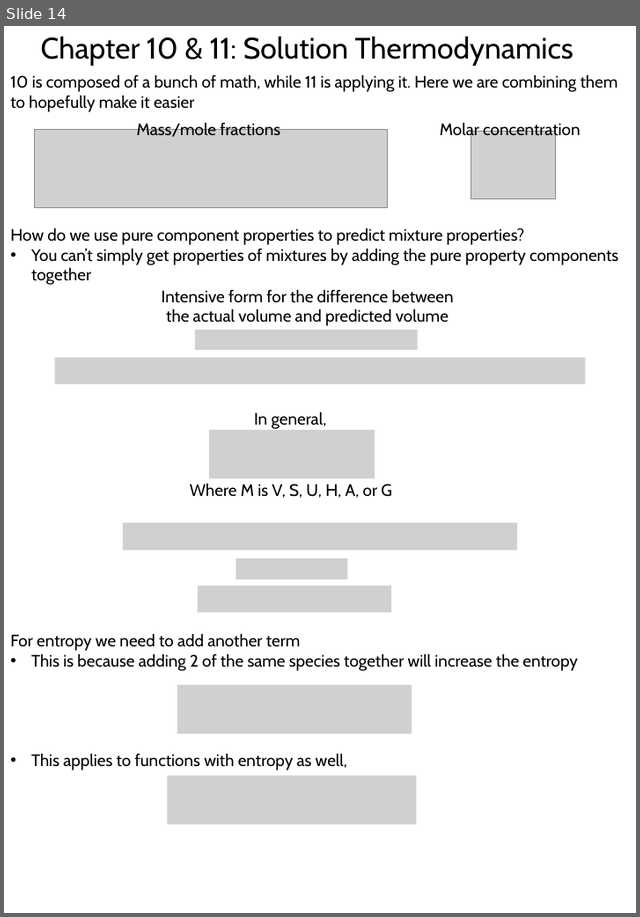
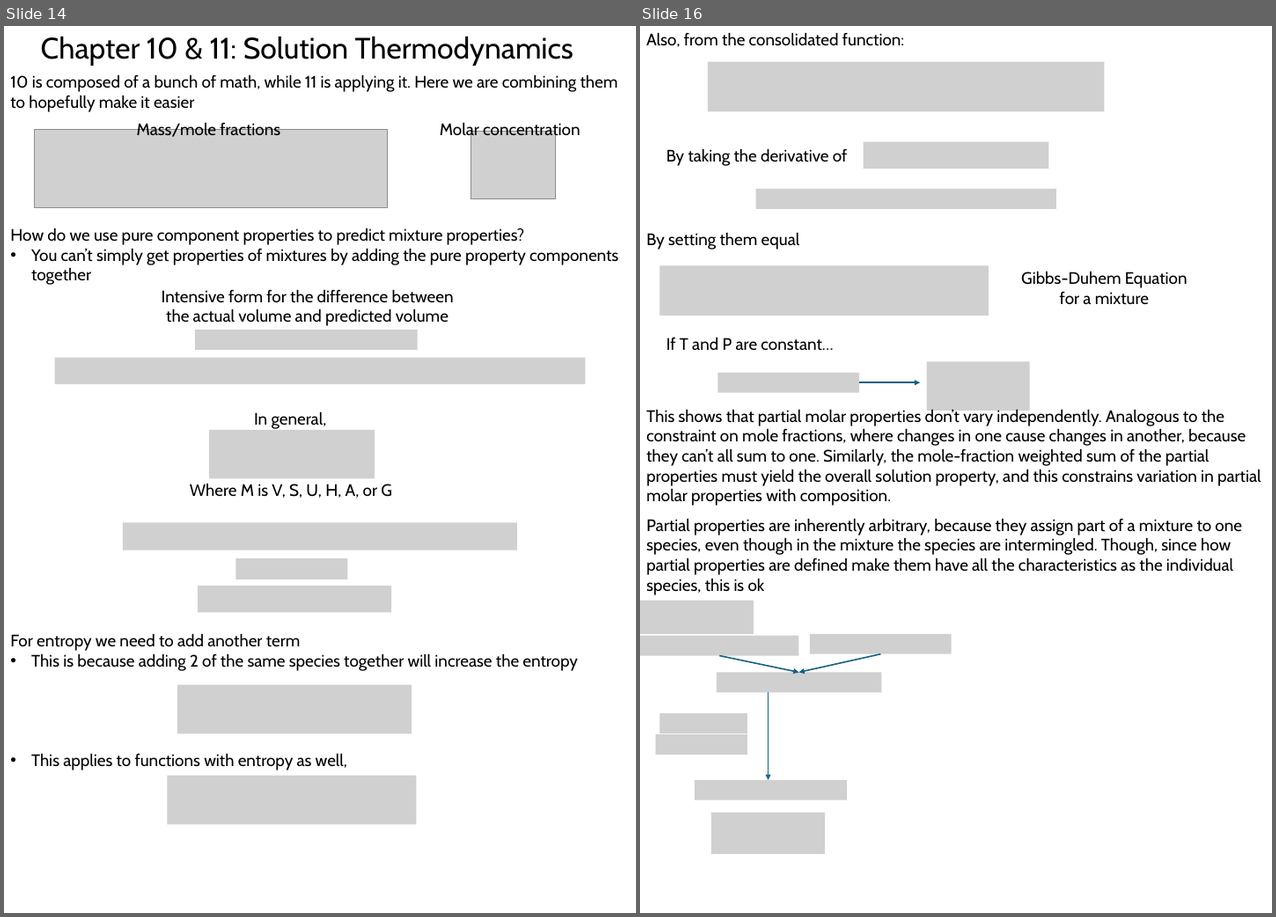
Before and after one commit to 1980s-Space-Guy/Fall24Classes, a slide deck: ThermodynamicsII.pptx. Shown side by side, each under a label of ours: slide 14 before the commit, slides 14 and 16 after it; the slides between them are not shown. The pictures are 640x917 and 1276x917 pixels, drawn with LibreOffice and Linux fonts; fonts in the diff are those of the drawing; grey boxes stand for pictures. Boxes give left, top, right and bottom in pixels: in the first picture for what was removed or moved away, otherwise in the second. Text is boxed around its words. In the diff, an @@ line names an element or a change of style, - is before the commit and + after.

```diff
--- a/ThermodynamicsII.pptx
+++ b/ThermodynamicsII.pptx
@@ slide 16 added at [640, 26, 1272, 913], background #FFFFFF @@
@@ text added at [646, 32, 904, 47], 18 pt, text #000000 @@
+Also, from the consolidated function:
@@ picture added at [708, 62, 1105, 111] @@
@@ text added at [666, 148, 848, 166], 18 pt, text #000000 @@
+By taking the derivative of
@@ picture added at [864, 142, 1049, 169] @@
@@ picture added at [756, 189, 1056, 209] @@
@@ text added at [646, 232, 800, 250], 18 pt, text #000000 @@
+By setting them equal
@@ picture added at [660, 265, 988, 316] @@
@@ text added at [1021, 271, 1187, 305], 18 pt, text #000000 @@
+Gibbs-Duhem Equation for a mixture
@@ text added at [666, 337, 833, 351], 18 pt, text #000000 @@
+If T and P are constant…
@@ picture added at [927, 362, 1030, 411] @@
@@ picture added at [717, 373, 859, 392] @@
@@ arrow added from (859, 382) to (920, 382), #156082 1.5 pt @@
@@ text added at [646, 408, 1261, 506], 18 pt, text #000000 @@
+This shows that partial molar properties don’t vary independently. Analogous to the constraint on mole fractions, where changes in one cause changes in another, because they can’t all sum to one. Similarly, the mole-fraction weighted sum of the partial properties must yield the overall solution property, and this constrains variation in partial molar properties with composition.
@@ text added at [646, 518, 1242, 595], 18 pt, text #000000 @@
+Partial properties are inherently arbitrary, because they assign part of a mixture to one species, even though in the mixture the species are intermingled. Though, since how partial properties are defined make them have all the characteristics as the individual species, this is ok
@@ picture added at [640, 600, 754, 633] @@
@@ picture added at [640, 635, 799, 655] @@
@@ arrow added from (719, 655) to (799, 672), #156082 1.5 pt @@
@@ arrow added from (881, 653) to (799, 672), #156082 1.5 pt @@
@@ picture added at [810, 634, 952, 653] @@
@@ picture added at [717, 672, 881, 692] @@
@@ arrow added from (768, 692) to (768, 779), #156082 1.5 pt @@
@@ picture added at [655, 734, 747, 755] @@
@@ picture added at [660, 713, 747, 733] @@
@@ picture added at [695, 779, 847, 800] @@
@@ picture added at [711, 812, 825, 853] @@
```
Also in this commit, not shown: 1 slide changed, 2 other slides added, 3 other files.
